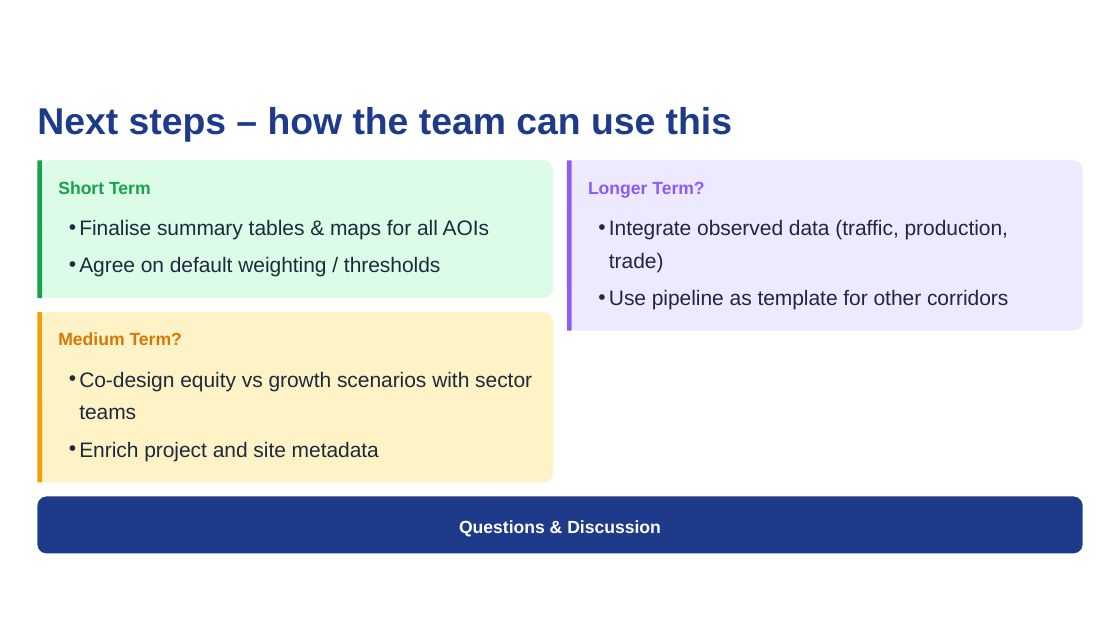
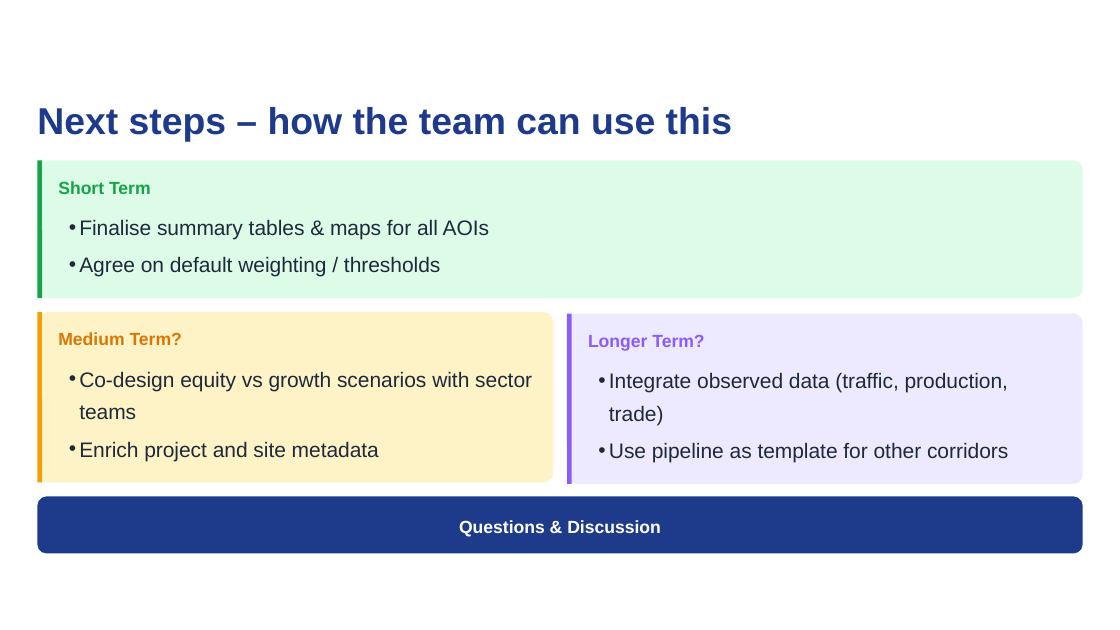
Before and after one commit to bennyistanto/ago-lobitocorridor-analysis, a slide deck: slide 14 of docs/deck/Lobito_Corridor_Analysis.pptx. Drawn at 1120x630 pixels with LibreOffice and Linux fonts; fonts in the diff are those of the drawing. Boxes give left, top, right and bottom in pixels: in the first picture for what was removed or moved away, otherwise in the second. Text is boxed around its words. In the diff, an @@ line names an element or a change of style, - is before the commit and + after.

```diff
--- a/docs/deck/Lobito_Corridor_Analysis.pptx
+++ b/docs/deck/Lobito_Corridor_Analysis.pptx
@@ rounded rectangle: place and size @@
-rounded rectangle at (37,160,552,298)
+rounded rectangle at (37,160,1082,298)
@@ 2 texts, 1 rounded rectangle, 1 line: place and size @@
-2 texts, 1 rounded rectangle, 1 line at (567,160,1082,330)
+2 texts, 1 rounded rectangle, 1 line at (567,314,1082,484)
```
Also in this commit, not shown: 6 other slides changed, 1 other file.
